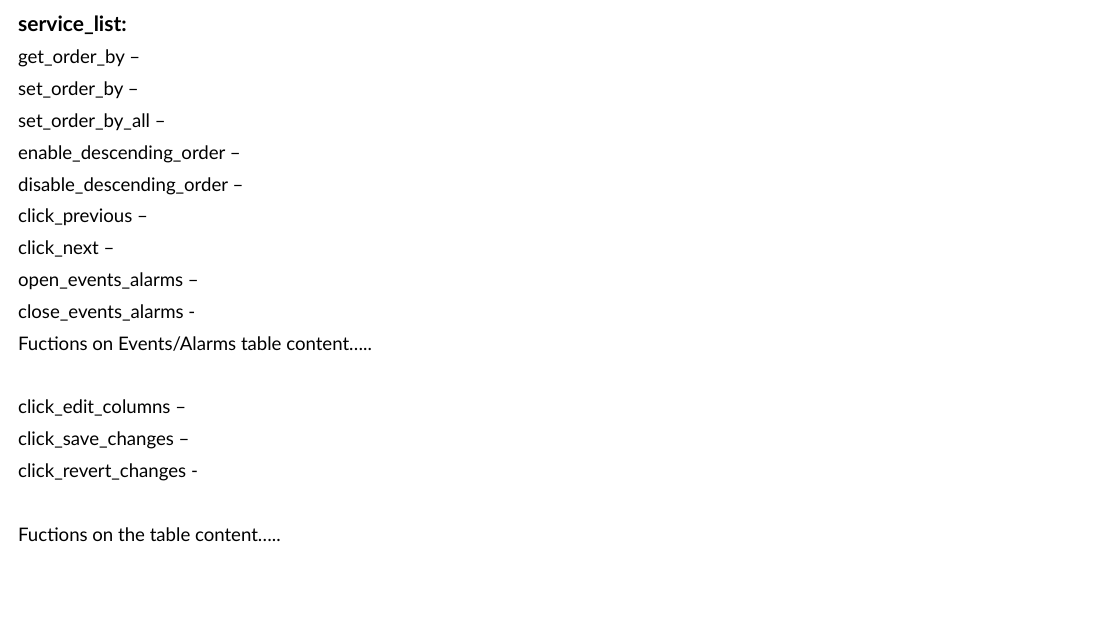
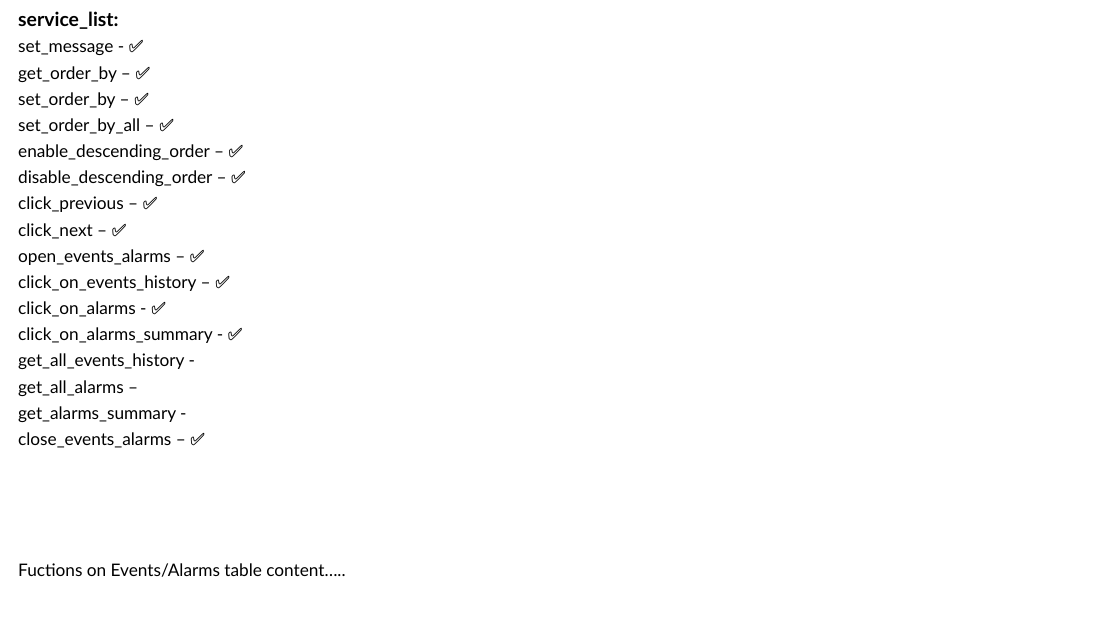
Before and after one commit to Yuval10Dahan/LightWatch_WEB, a slide deck: slide 10 of Docs/Progress_Check_Box.pptx (slide 6 before the commit). Drawn at 1120x630 pixels with LibreOffice and Linux fonts; fonts in the diff are those of the drawing. Boxes give left, top, right and bottom in pixels: in the first picture for what was removed or moved away, otherwise in the second. Text is boxed around its words. In the diff, an @@ line names an element or a change of style, - is before the commit and + after.

```diff
--- a/Docs/Progress_Check_Box.pptx
+++ b/Docs/Progress_Check_Box.pptx
@@ subtitle at (x1=18, y1=11, x2=345, y2=577): size 18 to 16.6 pt in "service_list:"; size 16 to 14.8 pt in "Fuctions on Events/Alarms table content….."; line spacing 0.9 to 0.7 @@
@@ subtitle at (x1=18, y1=40, x2=213, y2=448): text changed; size 16 to 14.8 pt @@
-get_order_by –
-set_order_by –
-set_order_by_all –
-enable_descending_order –
-disable_descending_order –
-click_previous –
-click_next –
-open_events_alarms –
-close_events_alarms -
+set_message - ✅
+get_order_by – ✅
+set_order_by – ✅
+set_order_by_all – ✅
+enable_descending_order – ✅
+disable_descending_order – ✅
+click_previous – ✅
+click_next – ✅
+open_events_alarms – ✅
+click_on_events_history – ✅
+click_on_alarms - ✅
+click_on_alarms_summary - ✅
+get_all_events_history -
+get_all_alarms –
+get_alarms_summary -
+close_events_alarms – ✅
@@ subtitle at (x1=18, y1=399, x2=281, y2=541): paragraphs removed @@
-click_edit_columns –
-click_save_changes –
-click_revert_changes -
-Fuctions on the table content…..
```
Also in this commit, not shown: 12 other slides changed, 15 slides added, 15 other files.
